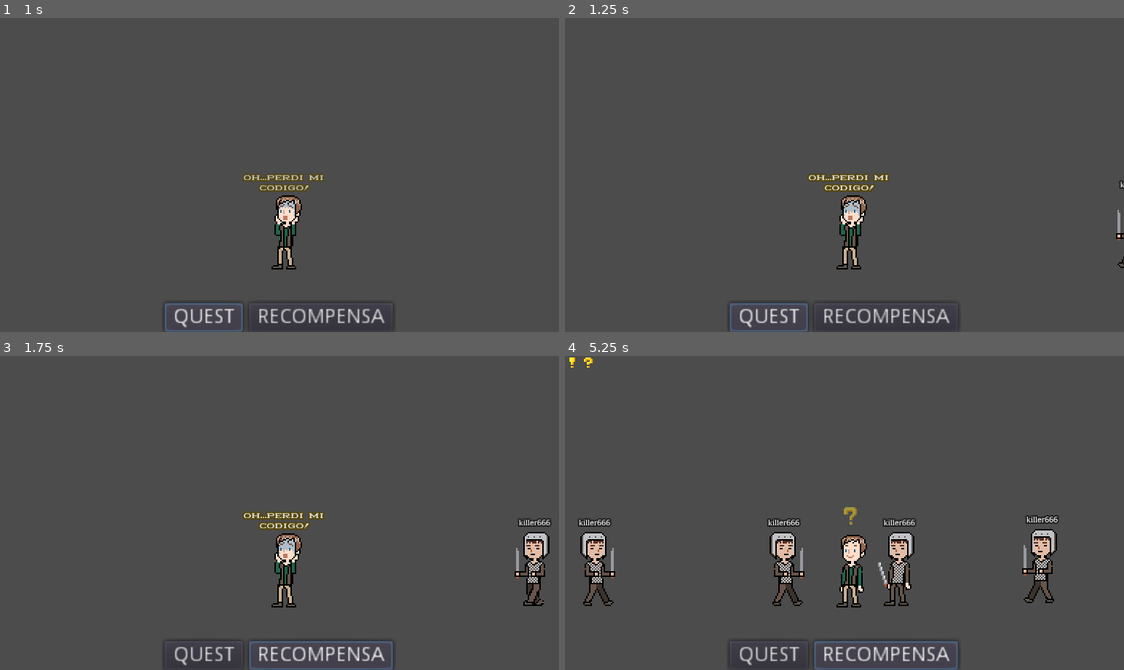
Above: before the commit, frames 1-4 (two rows, left to right).
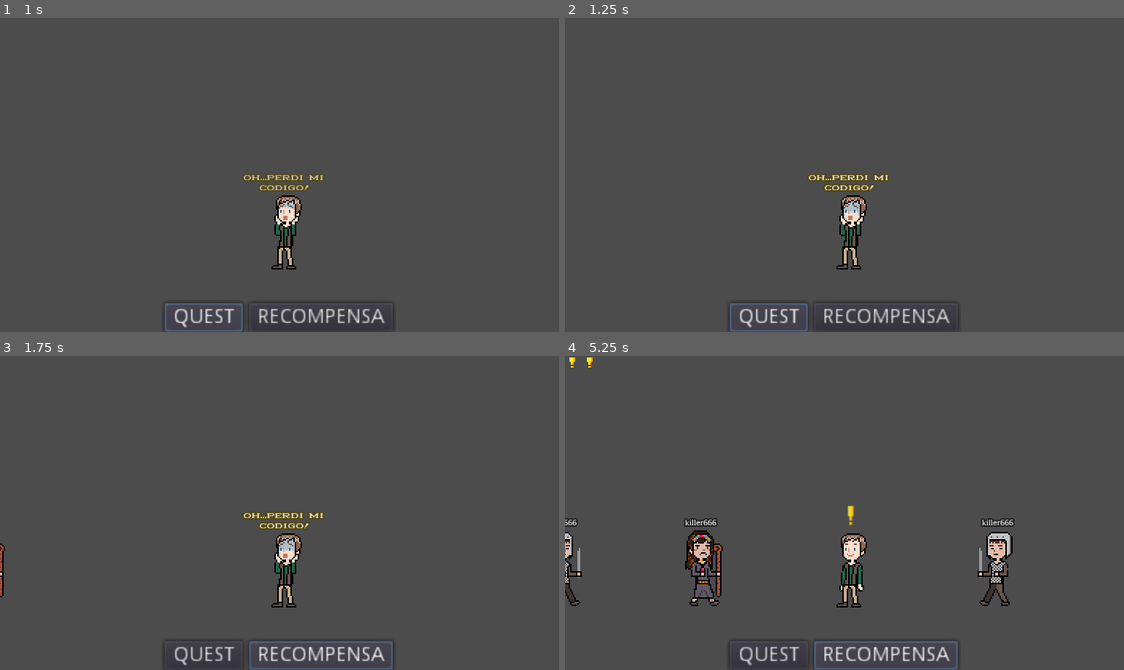
Above: after the commit, the same moments.

Repository: my-old-games/brokennpc
Game: Godot game, scene res://scenes/level/level0.tscn
Same seed, same stepped clock (60 frames per second), same inputs: the game is played once before the commit and once after it. The project has no main scene, so this scene is started directly.
Inputs:
- Up to frame 1 (1 s): click "QUEST" at 0.5 s
- Up to frame 2 (1.25 s): no input
- Up to frame 3 (1.75 s): click "RECOMPENSA" at 1.25 s
- Up to frame 4 (5.25 s): click "QUEST" at 2 s; click "RECOMPENSA" at 2.75 s; click "QUEST" at 3.5 s; click "RECOMPENSA" at 4.25 s

Frame 1 is identical in both runs. In frame 2, 0.1% of the frame differs, in the area x 98-100%, y 51-80%; in frame 3, 1.0%; in frame 4, 6.6%, in the area x 0-89%, y 0-80%.

Commit message:
“BROKEN NPC” - COMMIT 5 + Versión final arte NPC Common (Alejandra) + Escena Mago + Script levelManager + Condición de derrota + Condición de victoria + Animación BLINK_STATUS

Diff:
--- a/Project/scenes/level/level0.tscn
+++ b/Project/scenes/level/level0.tscn
@@ -1,13 +1,18 @@
-[gd_scene load_steps=5 format=2]
+[gd_scene load_steps=7 format=2]
 
 [ext_resource path="res://scenes/npc/npcCommon.tscn" type="PackedScene" id=1]
 [ext_resource path="res://scenes/player/playerCommon.tscn" type="PackedScene" id=2]
 [ext_resource path="res://scenes/gui/HUD.tscn" type="PackedScene" id=3]
+[ext_resource path="res://scenes/player/playerMage.tscn" type="PackedScene" id=4]
+[ext_resource path="res://scripts/levelManager.gd" type="Script" id=5]
 
 [sub_resource type="RectangleShape2D" id=1]
 extents = Vector2( 717.212, 21.3126 )
 
 [node name="level0" type="Node2D"]
+script = ExtResource( 5 )
+level_defeat = 5
+level_win = 7
 
 [node name="debugFloor" type="StaticBody2D" parent="."]
 position = Vector2( 33.9028, -121.838 )
@@ -20,31 +25,41 @@
 position = Vector2( 195.385, 152.159 )
 
 [node name="playerCommon" parent="." instance=ExtResource( 2 )]
-position = Vector2( -111.981, 158.983 )
+position = Vector2( -160, 160 )
 my_status = 1
-my_speed = Vector2( 50, 0 )
+my_speed = Vector2( 30, 0 )
 
 [node name="playerCommon2" parent="." instance=ExtResource( 2 )]
 position = Vector2( -241.974, 158.273 )
-my_speed = Vector2( 50, 0 )
+my_speed = Vector2( 30, 0 )
 
 [node name="playerCommon3" parent="." instance=ExtResource( 2 )]
 position = Vector2( -340.678, 158.273 )
-my_speed = Vector2( 50, 0 )
+my_speed = Vector2( 30, 0 )
 
 [node name="playerCommon4" parent="." instance=ExtResource( 2 )]
 position = Vector2( 590.471, 149.949 )
 my_status = 1
 my_direcction = 0
-my_speed = Vector2( 50, 0 )
+my_speed = Vector2( 30, 0 )
 
 [node name="playerCommon5" parent="." instance=ExtResource( 2 )]
 position = Vector2( 454.901, 152.327 )
 my_direcction = 0
-my_speed = Vector2( 50, 0 )
+my_speed = Vector2( 30, 0 )
 my_name = "killer66"
 
 [node name="HUD" parent="." instance=ExtResource( 3 )]
+
+[node name="playerCommon6" parent="." instance=ExtResource( 4 )]
+position = Vector2( -64, 160 )
+my_speed = Vector2( 30, 0 )
+
+[node name="playerCommon7" parent="." instance=ExtResource( 4 )]
+position = Vector2( 832, 160 )
+my_status = 1
+my_direcction = 0
+my_speed = Vector2( 30, 0 )
 [connection signal="add_notification" from="npcCommon" to="HUD" method="_on_npc_add_notification"]
 [connection signal="delete_notification" from="npcCommon" to="HUD" method="_on_npc_delete_notification"]
 [connection signal="orden_npc" from="HUD" to="npcCommon" method="_on_HUD_orden_npc"]
--- a/Project/scenes/npc/npcCommon.tscn
+++ b/Project/scenes/npc/npcCommon.tscn
@@ -1,152 +1,176 @@
-[gd_scene load_steps=56 format=2]
+[gd_scene load_steps=55 format=2]
 
 [ext_resource path="res://scripts/npcManager.gd" type="Script" id=2]
 [ext_resource path="res://assets/npc/img/npcCommon.png" type="Texture" id=3]
 [ext_resource path="res://assets/gui/font/marietta-seven.ttf" type="DynamicFontData" id=5]
 
+[sub_resource type="AtlasTexture" id=1]
+atlas = ExtResource( 3 )
+region = Rect2( 0, 192, 32, 64 )
+
+[sub_resource type="AtlasTexture" id=2]
+atlas = ExtResource( 3 )
+region = Rect2( 32, 192, 32, 64 )
+
+[sub_resource type="AtlasTexture" id=3]
+atlas = ExtResource( 3 )
+region = Rect2( 64, 192, 32, 64 )
+
+[sub_resource type="AtlasTexture" id=4]
+atlas = ExtResource( 3 )
+region = Rect2( 96, 192, 32, 64 )
+
+[sub_resource type="AtlasTexture" id=5]
+atlas = ExtResource( 3 )
+region = Rect2( 64, 192, 32, 64 )
+
+[sub_resource type="AtlasTexture" id=6]
+atlas = ExtResource( 3 )
+region = Rect2( 96, 192, 32, 64 )
+
+[sub_resource type="AtlasTexture" id=7]
+atlas = ExtResource( 3 )
+region = Rect2( 64, 192, 32, 64 )
+
+[sub_resource type="AtlasTexture" id=8]
+atlas = ExtResource( 3 )
+region = Rect2( 96, 192, 32, 64 )
+
+[sub_resource type="AtlasTexture" id=9]
+atlas = ExtResource( 3 )
+region = Rect2( 0, 384, 32, 64 )
+
+[sub_resource type="AtlasTexture" id=10]
+atlas = ExtResource( 3 )
+region = Rect2( 32, 384, 32, 64 )
+
+[sub_resource type="AtlasTexture" id=11]
+atlas = ExtResource( 3 )
+region = Rect2( 64, 384, 32, 64 )
+
+[sub_resource type="AtlasTexture" id=12]
+atlas = ExtResource( 3 )
+region = Rect2( 96, 384, 32, 64 )
+
+[sub_resource type="AtlasTexture" id=13]
+atlas = ExtResource( 3 )
+region = Rect2( 64, 384, 32, 64 )
+
+[sub_resource type="AtlasTexture" id=14]
+atlas = ExtResource( 3 )
+region = Rect2( 96, 384, 32, 64 )
+
+[sub_resource type="AtlasTexture" id=15]
+atlas = ExtResource( 3 )
+region = Rect2( 64, 384, 32, 64 )
+
+[sub_resource type="AtlasTexture" id=16]
+atlas = ExtResource( 3 )
+region = Rect2( 96, 384, 32, 64 )
+
+[sub_resource type="AtlasTexture" id=17]
+atlas = ExtResource( 3 )
+region = Rect2( 0, 0, 32, 64 )
+
+[sub_resource type="AtlasTexture" id=18]
+atlas = ExtResource( 3 )
+region = Rect2( 32, 0, 32, 64 )
+
+[sub_resource type="AtlasTexture" id=19]
+atlas = ExtResource( 3 )
+region = Rect2( 64, 0, 32, 64 )
+
+[sub_resource type="AtlasTexture" id=20]
+atlas = ExtResource( 3 )
+region = Rect2( 96, 0, 32, 64 )
+
+[sub_resource type="AtlasTexture" id=21]
+atlas = ExtResource( 3 )
+region = Rect2( 0, 64, 32, 64 )
+
+[sub_resource type="AtlasTexture" id=22]
+atlas = ExtResource( 3 )
+region = Rect2( 32, 64, 32, 64 )
+
+[sub_resource type="AtlasTexture" id=23]
+atlas = ExtResource( 3 )
+region = Rect2( 64, 64, 32, 64 )
+
+[sub_resource type="AtlasTexture" id=24]
+atlas = ExtResource( 3 )
+region = Rect2( 96, 64, 32, 64 )
+
+[sub_resource type="AtlasTexture" id=25]
+atlas = ExtResource( 3 )
+region = Rect2( 0, 320, 32, 64 )
+
+[sub_resource type="AtlasTexture" id=26]
+atlas = ExtResource( 3 )
+region = Rect2( 32, 320, 32, 64 )
+
+[sub_resource type="AtlasTexture" id=27]
+atlas = ExtResource( 3 )
+region = Rect2( 64, 320, 32, 64 )
+
+[sub_resource type="AtlasTexture" id=28]
+atlas = ExtResource( 3 )
+region = Rect2( 96, 320, 32, 64 )
+
+[sub_resource type="AtlasTexture" id=29]
+atlas = ExtResource( 3 )
+region = Rect2( 64, 320, 32, 64 )
+
+[sub_resource type="AtlasTexture" id=30]
+atlas = ExtResource( 3 )
+region = Rect2( 96, 320, 32, 64 )
+
+[sub_resource type="AtlasTexture" id=31]
+atlas = ExtResource( 3 )
+region = Rect2( 0, 128, 32, 64 )
+
+[sub_resource type="AtlasTexture" id=32]
+atlas = ExtResource( 3 )
+region = Rect2( 32, 128, 32, 64 )
+
 [sub_resource type="AtlasTexture" id=33]
 atlas = ExtResource( 3 )
-region = Rect2( 0, 192, 32, 64 )
+region = Rect2( 64, 128, 32, 64 )
 
 [sub_resource type="AtlasTexture" id=34]
 atlas = ExtResource( 3 )
-region = Rect2( 32, 192, 32, 64 )
+region = Rect2( 96, 128, 32, 64 )
 
 [sub_resource type="AtlasTexture" id=35]
 atlas = ExtResource( 3 )
-region = Rect2( 64, 192, 32, 64 )
+region = Rect2( 0, 448, 32, 64 )
 
 [sub_resource type="AtlasTexture" id=36]
 atlas = ExtResource( 3 )
-region = Rect2( 96, 192, 32, 64 )
+region = Rect2( 32, 448, 32, 64 )
 
 [sub_resource type="AtlasTexture" id=37]
 atlas = ExtResource( 3 )
-region = Rect2( 64, 192, 32, 64 )
+region = Rect2( 64, 448, 32, 64 )
 
 [sub_resource type="AtlasTexture" id=38]
 atlas = ExtResource( 3 )
-region = Rect2( 96, 192, 32, 64 )
+region = Rect2( 96, 448, 32, 64 )
 
 [sub_resource type="AtlasTexture" id=39]
 atlas = ExtResource( 3 )
-region = Rect2( 64, 192, 32, 64 )
+region = Rect2( 0, 256, 32, 64 )
 
 [sub_resource type="AtlasTexture" id=40]
 atlas = ExtResource( 3 )
-region = Rect2( 96, 192, 32, 64 )
-
-[sub_resource type="AtlasTexture" id=47]
-atlas = ExtResource( 3 )
-region = Rect2( 0, 320, 32, 64 )
-
-[sub_resource type="AtlasTexture" id=48]
-atlas = ExtResource( 3 )
-region = Rect2( 32, 320, 32, 64 )
-
-[sub_resource type="AtlasTexture" id=49]
-atlas = ExtResource( 3 )
-region = Rect2( 64, 320, 32, 64 )
-
-[sub_resource type="AtlasTexture" id=50]
-atlas = ExtResource( 3 )
-region = Rect2( 96, 320, 32, 64 )
-
-[sub_resource type="AtlasTexture" id=51]
-atlas = ExtResource( 3 )
-region = Rect2( 64, 320, 32, 64 )
-
-[sub_resource type="AtlasTexture" id=52]
-atlas = ExtResource( 3 )
-region = Rect2( 96, 320, 32, 64 )
-
-[sub_resource type="AtlasTexture" id=62]
-atlas = ExtResource( 3 )
-region = Rect2( 0, 448, 32, 64 )
-
-[sub_resource type="AtlasTexture" id=63]
-atlas = ExtResource( 3 )
-region = Rect2( 32, 448, 32, 64 )
-
-[sub_resource type="AtlasTexture" id=64]
-atlas = ExtResource( 3 )
-region = Rect2( 64, 448, 32, 64 )
-
-[sub_resource type="AtlasTexture" id=65]
-atlas = ExtResource( 3 )
-region = Rect2( 96, 448, 32, 64 )
-
-[sub_resource type="AtlasTexture" id=25]
-atlas = ExtResource( 3 )
-region = Rect2( 0, 64, 32, 64 )
-
-[sub_resource type="AtlasTexture" id=26]
-atlas = ExtResource( 3 )
-region = Rect2( 32, 64, 32, 64 )
-
-[sub_resource type="AtlasTexture" id=27]
-atlas = ExtResource( 3 )
-region = Rect2( 64, 64, 32, 64 )
-
-[sub_resource type="AtlasTexture" id=28]
-atlas = ExtResource( 3 )
-region = Rect2( 96, 64, 32, 64 )
-
-[sub_resource type="AtlasTexture" id=29]
-atlas = ExtResource( 3 )
-region = Rect2( 0, 128, 32, 64 )
-
-[sub_resource type="AtlasTexture" id=30]
-atlas = ExtResource( 3 )
-region = Rect2( 32, 128, 32, 64 )
-
-[sub_resource type="AtlasTexture" id=31]
-atlas = ExtResource( 3 )
-region = Rect2( 64, 128, 32, 64 )
-
-[sub_resource type="AtlasTexture" id=32]
-atlas = ExtResource( 3 )
-region = Rect2( 96, 128, 32, 64 )
-
-[sub_resource type="AtlasTexture" id=53]
-atlas = ExtResource( 3 )
-region = Rect2( 0, 384, 32, 64 )
-
-[sub_resource type="AtlasTexture" id=54]
-atlas = ExtResource( 3 )
-region = Rect2( 32, 384, 32, 64 )
-
-[sub_resource type="AtlasTexture" id=55]
-atlas = ExtResource( 3 )
-region = Rect2( 64, 384, 32, 64 )
-
-[sub_resource type="AtlasTexture" id=56]
-atlas = ExtResource( 3 )
-region = Rect2( 96, 384, 32, 64 )
-
-[sub_resource type="AtlasTexture" id=57]
-atlas = ExtResource( 3 )
-region = Rect2( 64, 384, 32, 64 )
-
-[sub_resource type="AtlasTexture" id=58]
-atlas = ExtResource( 3 )
-region = Rect2( 96, 384, 32, 64 )
-
-[sub_resource type="AtlasTexture" id=60]
-atlas = ExtResource( 3 )
-region = Rect2( 64, 384, 32, 64 )
-
-[sub_resource type="AtlasTexture" id=61]
-atlas = ExtResource( 3 )
-region = Rect2( 96, 384, 32, 64 )
+region = Rect2( 32, 256, 32, 64 )
 
 [sub_resource type="AtlasTexture" id=41]
 atlas = ExtResource( 3 )
-region = Rect2( 0, 256, 32, 64 )
+region = Rect2( 64, 256, 32, 64 )
 
 [sub_resource type="AtlasTexture" id=42]
 atlas = ExtResource( 3 )
-region = Rect2( 32, 256, 32, 64 )
+region = Rect2( 96, 256, 32, 64 )
 
 [sub_resource type="AtlasTexture" id=43]
 atlas = ExtResource( 3 )
@@ -156,92 +180,67 @@
 atlas = ExtResource( 3 )
 region = Rect2( 96, 256, 32, 64 )
 
-[sub_resource type="AtlasTexture" id=45]
-atlas = ExtResource( 3 )
-region = Rect2( 64, 256, 32, 64 )
-
-[sub_resource type="AtlasTexture" id=46]
-atlas = ExtResource( 3 )
-region = Rect2( 96, 256, 32, 64 )
-
-[sub_resource type="AtlasTexture" id=21]
-atlas = ExtResource( 3 )
-region = Rect2( 0, 0, 32, 64 )
-
-[sub_resource type="AtlasTexture" id=22]
-atlas = ExtResource( 3 )
-region = Rect2( 32, 0, 32, 64 )
-
-[sub_resource type="AtlasTexture" id=23]
-atlas = ExtResource( 3 )
-region = Rect2( 64, 0, 32, 64 )
-
-[sub_resource type="AtlasTexture" id=24]
-atlas = ExtResource( 3 )
-region = Rect2( 96, 0, 32, 64 )
-
-[sub_resource type="SpriteFrames" id=13]
+[sub_resource type="SpriteFrames" id=45]
 animations = [ {
-"frames": [ SubResource( 33 ), SubResource( 34 ), SubResource( 35 ), SubResource( 36 ), SubResource( 37 ), SubResource( 38 ), SubResource( 39 ), SubResource( 40 ) ],
+"frames": [ SubResource( 1 ), SubResource( 2 ), SubResource( 3 ), SubResource( 4 ), SubResource( 5 ), SubResource( 6 ), SubResource( 7 ), SubResource( 8 ) ],
 "loop": false,
 "name": "CRY",
 "speed": 5.0
 }, {
-"frames": [ SubResource( 47 ), SubResource( 48 ), SubResource( 49 ), SubResource( 50 ), SubResource( 51 ), SubResource( 52 ) ],
-"loop": false,
-"name": "EXPLAIN",
-"speed": 5.0
-}, {
-"frames": [ SubResource( 62 ), SubResource( 63 ), SubResource( 64 ), SubResource( 65 ) ],
-"loop": false,
-"name": "DEFEAT",
-"speed": 5.0
-}, {
-"frames": [ SubResource( 25 ), SubResource( 26 ), SubResource( 27 ), SubResource( 28 ) ],
-"loop": false,
-"name": "QUEST",
-"speed": 5.0
-}, {
-"frames": [ SubResource( 29 ), SubResource( 30 ), SubResource( 31 ), SubResource( 32 ) ],
-"loop": false,
-"name": "REWARD",
-"speed": 5.0
-}, {
-"frames": [ SubResource( 53 ), SubResource( 54 ), SubResource( 55 ), SubResource( 56 ), SubResource( 57 ), SubResource( 58 ), SubResource( 60 ), SubResource( 61 ) ],
+"frames": [ SubResource( 9 ), SubResource( 10 ), SubResource( 11 ), SubResource( 12 ), SubResource( 13 ), SubResource( 14 ), SubResource( 15 ), SubResource( 16 ) ],
 "loop": false,
 "name": "VICTORY",
 "speed": 5.0
 }, {
-"frames": [ SubResource( 41 ), SubResource( 42 ), SubResource( 43 ), SubResource( 44 ), SubResource( 45 ), SubResource( 46 ) ],
-"loop": false,
-"name": "PANIC",
-"speed": 5.0
-}, {
-"frames": [ SubResource( 21 ), SubResource( 22 ), SubResource( 23 ), SubResource( 24 ) ],
+"frames": [ SubResource( 17 ), SubResource( 18 ), SubResource( 19 ), SubResource( 20 ) ],
 "loop": true,
 "name": "IDLE",
 "speed": 5.0
+}, {
+"frames": [ SubResource( 21 ), SubResource( 22 ), SubResource( 23 ), SubResource( 24 ) ],
+"loop": false,
+"name": "QUEST",
+"speed": 5.0
+}, {
+"frames": [ SubResource( 25 ), SubResource( 26 ), SubResource( 27 ), SubResource( 28 ), SubResource( 29 ), SubResource( 30 ) ],
+"loop": false,
+"name": "EXPLAIN",
+"speed": 5.0
+}, {
+"frames": [ SubResource( 31 ), SubResource( 32 ), SubResource( 33 ), SubResource( 34 ) ],
+"loop": false,
+"name": "REWARD",
+"speed": 5.0
+}, {
+"frames": [ SubResource( 35 ), SubResource( 36 ), SubResource( 37 ), SubResource( 38 ) ],
+"loop": false,
+"name": "DEFEAT",
+"speed": 5.0
+}, {
+"frames": [ SubResource( 39 ), SubResource( 40 ), SubResource( 41 ), SubResource( 42 ), SubResource( 43 ), SubResource( 44 ) ],
+"loop": false,
+"name": "PANIC",
+"speed": 5.0
 } ]
 
-[sub_resource type="CapsuleShape2D" id=14]
+[sub_resource type="CapsuleShape2D" id=46]
 radius = 10.3301
 height = 24.2323
 
-[sub_resource type="RectangleShape2D" id=15]
+[sub_resource type="RectangleShape2D" id=47]
 extents = Vector2( 119.034, 18.827 )
 
-[sub_resource type="RectangleShape2D" id=16]
+[sub_resource type="RectangleShape2D" id=48]
 extents = Vector2( 24.0017, 18.827 )
 
-[sub_resource type="DynamicFont" id=17]
+[sub_resource type="DynamicFont" id=49]
 size = 4
 outline_size = 1
 outline_color = Color( 0.341176, 0.27451, 0.00784314, 1 )
 use_filter = true
 font_data = ExtResource( 5 )
 
-[sub_resource type="Animation" id=18]
-resource_name = "BLINK_DIALOG"
+[sub_resource type="Animation" id=50]
 length = 3.0
 tracks/0/type = "value"
 tracks/0/path = NodePath("labelStateFix:modulate")
@@ -256,9 +255,9 @@
 "values": [ Color( 1, 1, 1, 0 ), Color( 1, 1, 1, 1 ), Color( 1, 1, 1, 0 ) ]
 }
 
-[sub_resource type="Animation" id=19]
-resource_name = "STATUS_HIDE"
-length = 1.5
+[sub_resource type="Animation" id=53]
+resource_name = "BLINK_STATUS"
+length = 2.0
 tracks/0/type = "value"
 tracks/0/path = NodePath("statusIcon:modulate")
 tracks/0/interp = 1
@@ -266,25 +265,10 @@
 tracks/0/imported = false
 tracks/0/enabled = true
 tracks/0/keys = {
-"times": PoolRealArray( 0, 1.5 ),
-"transitions": PoolRealArray( 1, 1 ),
+"times": PoolRealArray( 0, 1, 2 ),
+"transitions": PoolRealArray( 1, 1, 1 ),
 "update": 0,
-"values": [ Color( 1, 1, 1, 1 ), Color( 1, 1, 1, 0 ) ]
-}
-
-[sub_resource type="Animation" id=20]
-length = 1.5
-tracks/0/type = "value"
-tracks/0/path = NodePath("statusIcon:modulate")
-tracks/0/interp = 1
-tracks/0/loop_wrap = true
-tracks/0/imported = false
-tracks/0/enabled = true
-tracks/0/keys = {
-"times": PoolRealArray( 0, 1.5 ),
-"transitions": PoolRealArray( 1, 1 ),
-"update": 0,
-"values": [ Color( 1, 1, 1, 0 ), Color( 1, 1, 1, 1 ) ]
+"values": [ Color( 1, 1, 1, 0 ), Color( 1, 1, 1, 1 ), Color( 1, 1, 1, 0 ) ]
 }
 
 [node name="npcCommon" type="KinematicBody2D"]
@@ -293,19 +277,19 @@
 
 [node name="animatedSprite" type="AnimatedSprite" parent="."]
 position = Vector2( -0.803032, -11.3071 )
-frames = SubResource( 13 )
+frames = SubResource( 45 )
 animation = "DEFEAT"
 frame = 3
 playing = true
 
 [node name="collisionShape2D" type="CollisionShape2D" parent="."]
-shape = SubResource( 14 )
+shape = SubResource( 46 )
 
 [node name="area2DVision" type="Area2D" parent="."]
 collision_mask = 2147483650
 
 [node name="CollisionShape2D" type="CollisionShape2D" parent="area2DVision"]
-shape = SubResource( 15 )
+shape = SubResource( 47 )
 
 [node name="area2DInteraction" type="Area2D" parent="."]
 position = Vector2( 1.66855, 0 )
@@ -313,15 +297,16 @@
 
 [node name="CollisionShape2D" type="CollisionShape2D" parent="area2DInteraction"]
 position = Vector2( 0.529755, 0 )
-shape = SubResource( 16 )
+shape = SubResource( 48 )
 
 [node name="labelStateFix" type="Label" parent="."]
+modulate = Color( 1, 1, 1, 0.666667 )
 margin_left = -30.1265
 margin_top = -44.993
 margin_right = 29.8735
 margin_bottom = -30.993
 rect_min_size = Vector2( 60, 0 )
-custom_fonts/font = SubResource( 17 )
+custom_fonts/font = SubResource( 49 )
 text = "fix"
 align = 1
 valign = 1
@@ -332,6 +317,7 @@
 }
 
 [node name="statusIcon" type="TextureRect" parent="."]
+modulate = Color( 1, 1, 1, 0 )
 margin_left = -7.87962
 margin_top = -50.9458
 margin_right = 8.12038
@@ -341,9 +327,8 @@
 }
 
 [node name="effectPlayer" type="AnimationPlayer" parent="."]
-anims/BLINK_DIALOG = SubResource( 18 )
-anims/STATUS_HIDE = SubResource( 19 )
-anims/STATUS_SHOW = SubResource( 20 )
+anims/BLINK_DIALOG = SubResource( 50 )
+anims/BLINK_STATUS = SubResource( 53 )
 [connection signal="animation_finished" from="animatedSprite" to="." method="_on_animatedSprite_animation_finished"]
 [connection signal="body_entered" from="area2DVision" to="." method="_on_area2DVision_body_entered"]
 [connection signal="body_entered" from="area2DInteraction" to="." method="_on_area2DInteraction_body_entered"]
--- /dev/null
+++ b/Project/scenes/player/playerMage.tscn
@@ -0,0 +1,91 @@
+[gd_scene load_steps=15 format=2]
+
+[ext_resource path="res://scripts/playerManager.gd" type="Script" id=2]
+[ext_resource path="res://assets/gui/font/damase_v.2.ttf" type="DynamicFontData" id=3]
+[ext_resource path="res://assets/player/playerMage.png" type="Texture" id=4]
+
+[sub_resource type="AtlasTexture" id=13]
+atlas = ExtResource( 4 )
+region = Rect2( 0, 0, 32, 64 )
+
+[sub_resource type="AtlasTexture" id=14]
+atlas = ExtResource( 4 )
+region = Rect2( 32, 0, 32, 64 )
+
+[sub_resource type="AtlasTexture" id=15]
+atlas = ExtResource( 4 )
+region = Rect2( 64, 0, 32, 64 )
+
+[sub_resource type="AtlasTexture" id=16]
+atlas = ExtResource( 4 )
+region = Rect2( 96, 0, 32, 64 )
+
+[sub_resource type="AtlasTexture" id=17]
+atlas = ExtResource( 4 )
+region = Rect2( 0, 64, 32, 64 )
+
+[sub_resource type="AtlasTexture" id=18]
+atlas = ExtResource( 4 )
+region = Rect2( 32, 64, 32, 64 )
+
+[sub_resource type="AtlasTexture" id=19]
+atlas = ExtResource( 4 )
+region = Rect2( 64, 64, 32, 64 )
+
+[sub_resource type="AtlasTexture" id=20]
+atlas = ExtResource( 4 )
+region = Rect2( 96, 64, 32, 64 )
+
+[sub_resource type="SpriteFrames" id=12]
+animations = [ {
+"frames": [ SubResource( 13 ), SubResource( 14 ), SubResource( 15 ), SubResource( 16 ) ],
+"loop": true,
+"name": "IDLE",
+"speed": 10.0
+}, {
+"frames": [ SubResource( 17 ), SubResource( 18 ), SubResource( 19 ), SubResource( 20 ) ],
+"loop": true,
+"name": "WALK",
+"speed": 5.0
+} ]
+
+[sub_resource type="CapsuleShape2D" id=10]
+radius = 9.70898
+height = 22.2098
+
+[sub_resource type="DynamicFont" id=11]
+size = 6
+outline_size = 1
+outline_color = Color( 0.117647, 0.113725, 0.113725, 1 )
+use_filter = true
+font_data = ExtResource( 3 )
+
+[node name="playerCommon" type="KinematicBody2D"]
+collision_layer = 2
+script = ExtResource( 2 )
+my_direcction = 1
+my_speed = Vector2( 100, 0 )
+my_name = "killer666"
+
+[node name="animatedSprite" type="AnimatedSprite" parent="."]
+position = Vector2( 3, -12 )
+frames = SubResource( 12 )
+animation = "WALK"
+playing = true
+
+[node name="collisionShape2D" type="CollisionShape2D" parent="."]
+shape = SubResource( 10 )
+
+[node name="name" type="Label" parent="."]
+margin_left = -20.4472
+margin_top = -43.8314
+margin_right = 19.5528
+margin_bottom = -29.8314
+custom_fonts/font = SubResource( 11 )
+text = "killer666"
+align = 1
+valign = 1
+autowrap = true
+__meta__ = {
+"_edit_use_anchors_": false
+}
--- /dev/null
+++ b/Project/scripts/levelManager.gd
@@ -0,0 +1,8 @@
+extends Node2D
+#EXPORTS
+export(int)          var level_defeat
+export(int)          var level_win
+
+
+func _ready():
+	pass # Replace with function body.
--- a/Project/scripts/npcManager.gd
+++ b/Project/scripts/npcManager.gd
@@ -4,6 +4,7 @@
 const  ICON_ROUTE = "res://assets/gui/img/icons_%s.png"
 #VAR
 var request_player = []
+var attend_request
 #SIGNALS
 signal add_notification(status)
 signal delete_notification
@@ -12,6 +13,10 @@
 	$labelStateFix.text = "Oh...perdi mi codigo!"
 	$animatedSprite.play("PANIC")
 	$effectPlayer.queue("BLINK_DIALOG")
+	attend_request = 0
+	print(win_condition())
+	print(defeat_condition())
+
 
 func _on_area2DVision_body_entered(body):
 	$animatedSprite.flip_h = body.get_flip()
@@ -30,6 +35,9 @@
 	# asociar el jugador detectado a listado de request
 	request_player.push_back(body)
 	body.waiting(true)
+	if(defeat_condition()):
+		shutdown()
+		$animatedSprite.play("DEFEAT")
 
 func _on_HUD_orden_npc(status):
 	if !request_player.empty():
@@ -39,6 +47,9 @@
 			set_status_animation(status)
 			player.set_status(false)
 			emit_signal("delete_notification")
+			attend_request += 1
+			if(win_condition()):
+				$animatedSprite.play("VICTORY")
 
 func set_status_animation(status):
 	match status:
@@ -48,9 +59,8 @@
 			$animatedSprite.play("REWARD")
 
 func set_icon_status(status):
-	$effectPlayer.queue("STATUS_HIDE")
 	$statusIcon.texture = load(ICON_ROUTE % str(status))
-	$effectPlayer.queue("STATUS_SHOW")
+	$effectPlayer.queue("BLINK_STATUS")
 
 func _on_animatedSprite_animation_finished():
 	match $animatedSprite.get_animation():
@@ -62,3 +72,13 @@
 			print("WIN")
 		_:
 			$animatedSprite.play("IDLE")
+
+func win_condition():
+	return get_parent().level_win    == attend_request
+
+func defeat_condition():
+	return get_parent().level_defeat == request_player.size()
+
+func shutdown():
+	$area2DInteraction.set_monitoring(false)
+	$area2DVision.set_monitoring(false)
Binary file added: Project/assets/player/playerMage.png
Not shown, added: Project/assets/player/playerMage.png.import
Not shown, added: Assets/player/desing/playerMage.pyxel
Not shown, added: Assets/player/img/playerMage.png
Not shown, changed: DevGameLog.docx
